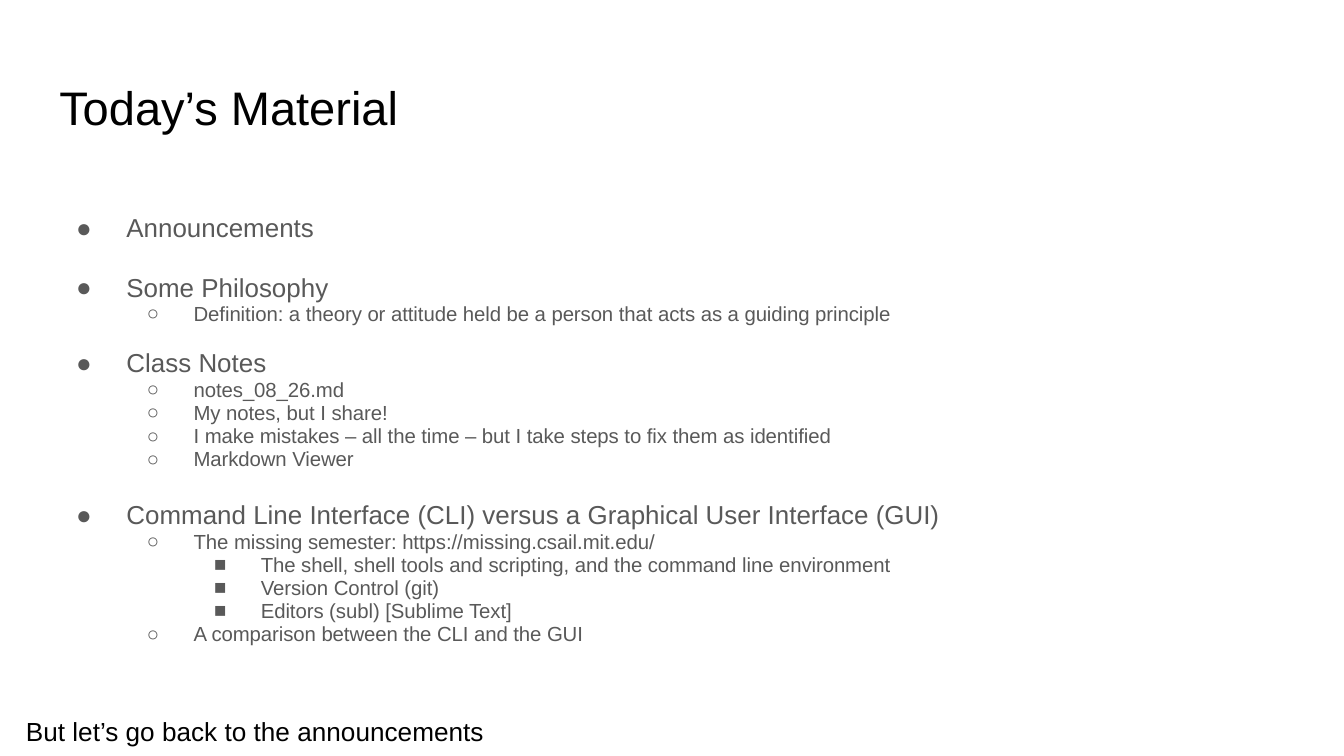
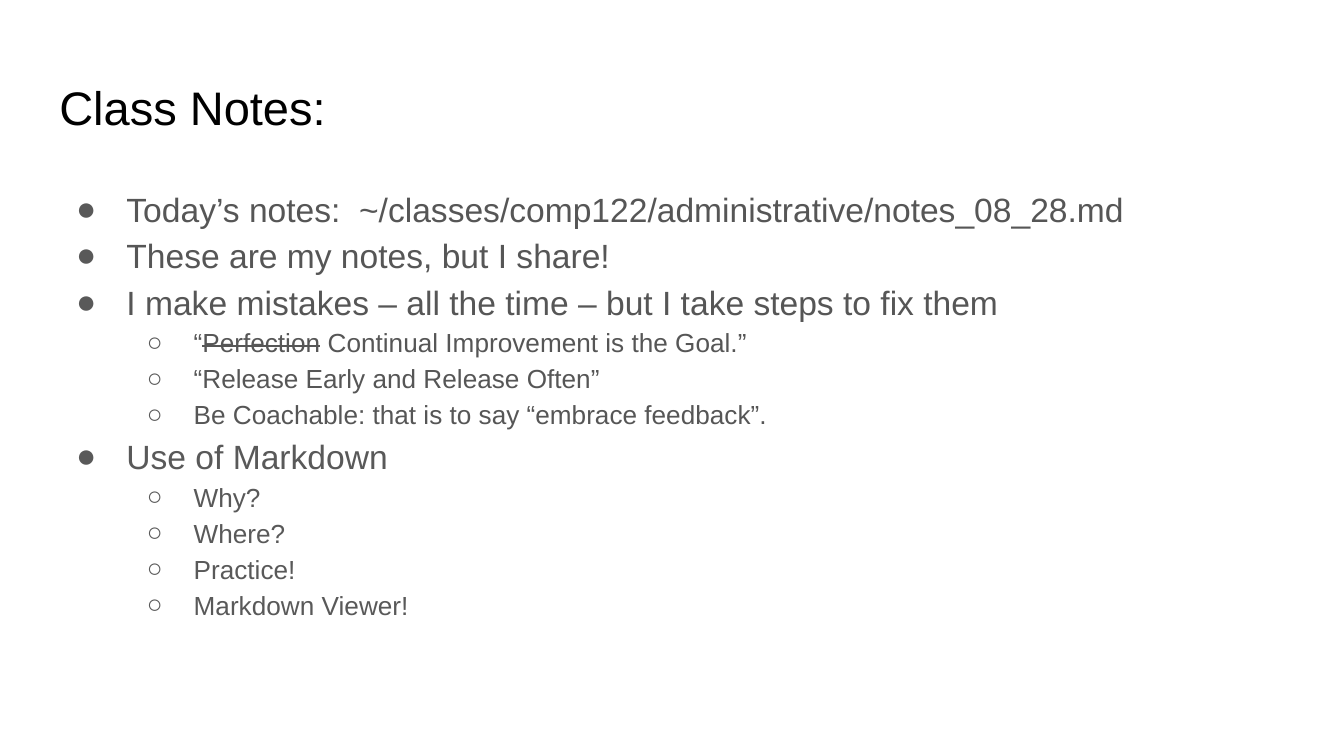
Before and after one commit to COMP122/comp122-f24, a slide deck: slide 3 of administrative/slide_presentations/.hidden/day1_agenda.pptx. Drawn at 1344x756 pixels with LibreOffice and Linux fonts; fonts in the diff are those of the drawing. Boxes give left, top, right and bottom in pixels: in the first picture for what was removed or moved away, otherwise in the second. Text is boxed around its words. In the diff, an @@ line names an element or a change of style, - is before the commit and + after.

```diff
--- a/administrative/slide_presentations/.hidden/day1_agenda.pptx
+++ b/administrative/slide_presentations/.hidden/day1_agenda.pptx
@@ title at box(59, 91, 326, 126): text changed @@
-Today’s Material
+Class Notes:
@@ text at box(126, 197, 1123, 615): text changed; size 10.8 to 18 pt; text colour #595959 to #565656 @@
-● Announcements
-● Some Philosophy
-  ○ Definition: a theory or attitude held be a person that acts as a guiding principle
-● Class Notes
-  ○ notes_08_26.md
-  ○ My notes, but I share!
-  ○ I make mistakes – all the time – but I take steps to fix them as identified
-  ○ Markdown Viewer
-● Command Line Interface (CLI) versus a Graphical User Interface (GUI)
-  ○ The missing semester: https://missing.csail.mit.edu/
-    ■ The shell, shell tools and scripting, and the command line environment
-    ■ Version Control (git)
-    ■ Editors (subl) [Sublime Text]
-  ○ A comparison between the CLI and the GUI
+● Today’s notes: ~/classes/comp122/administrative/notes_08_28.md
+● These are my notes, but I share!
+● I make mistakes – all the time – but I take steps to fix them
+  ○ “Perfection Continual Improvement is the Goal.”
+  ○ “Release Early and Release Often”
+  ○ Be Coachable: that is to say “embrace feedback”.
+● Use of Markdown
+  ○ Why?
+  ○ Where?
+  ○ Practice!
+  ○ Markdown Viewer!
@@ text removed at box(26, 722, 483, 747) @@
-But let’s go back to the announcements
```
Also in this commit, not shown: 3 other slides changed, 2 slides added, 1 slide removed, 6 other files.
